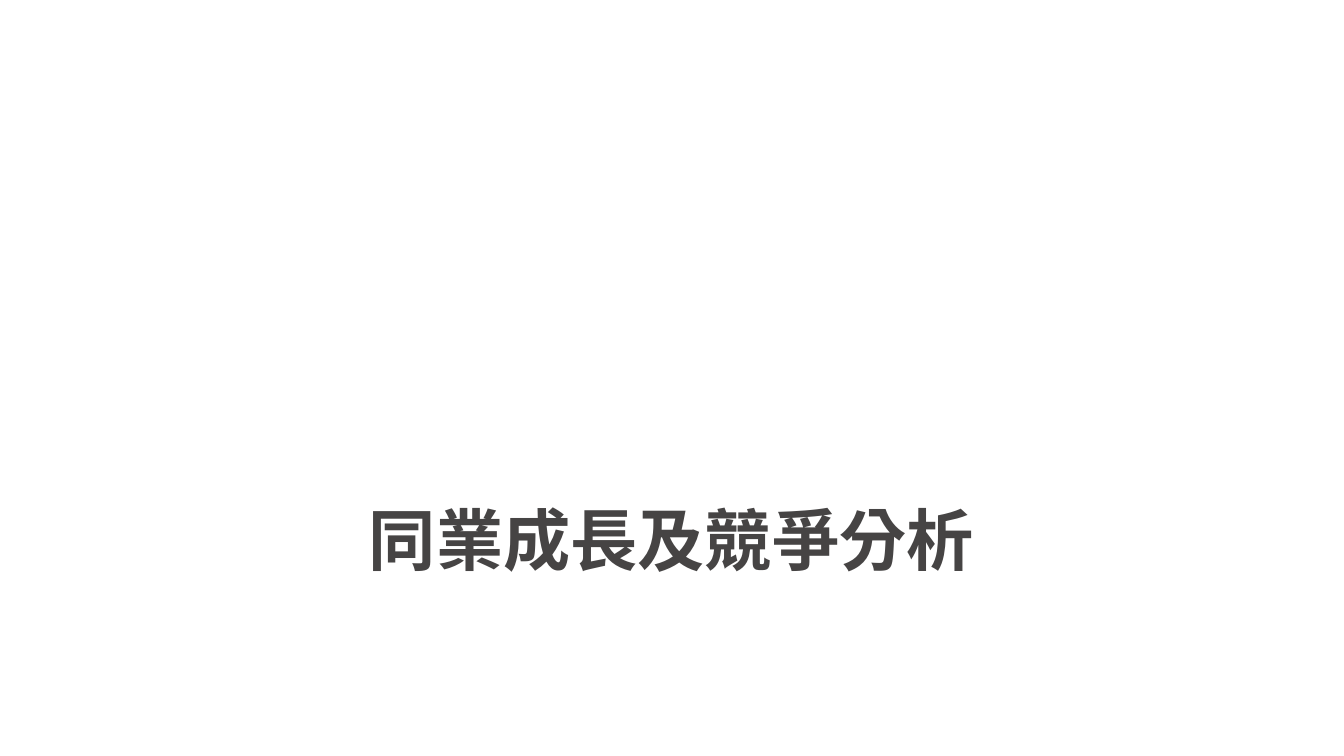
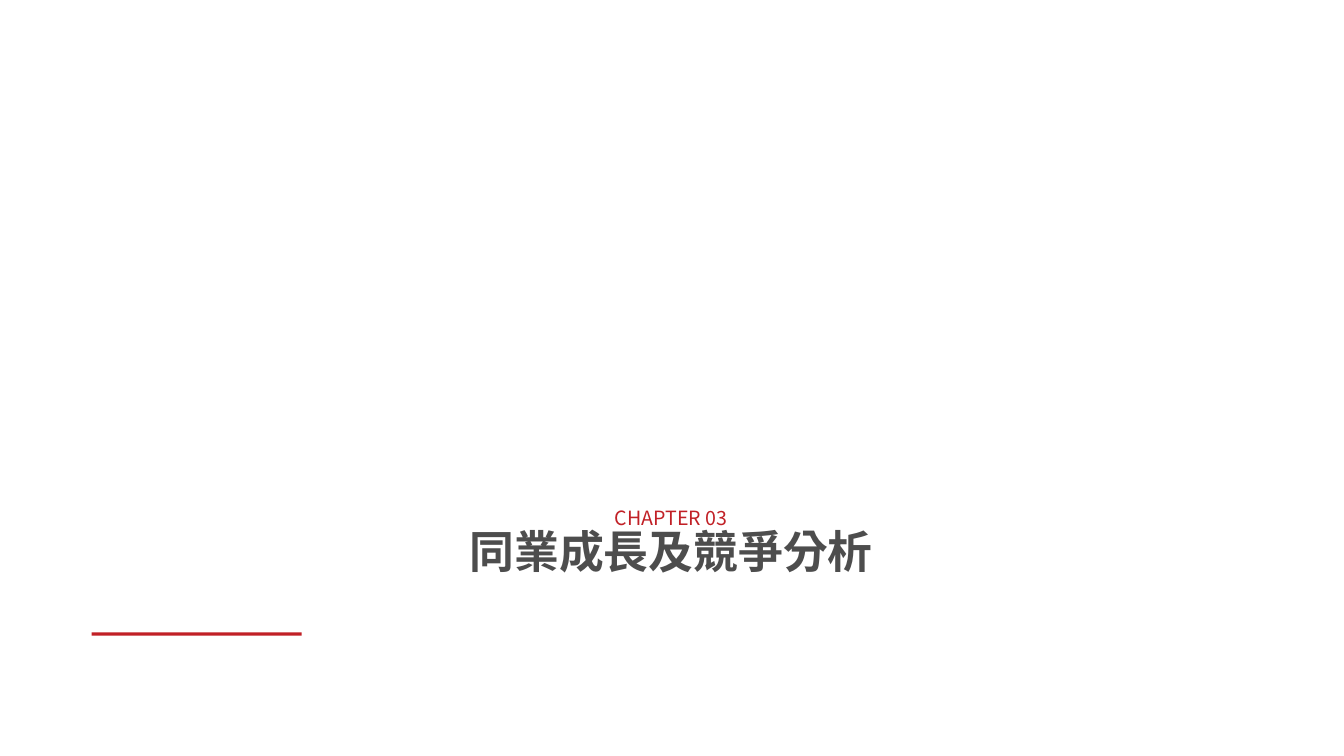
Before and after one commit to smileakklpl/llmanage-slidegen, a slide deck: slide 8 of outputs/full_deck/deck.pptx. Drawn at 1344x756 pixels with LibreOffice and Linux fonts; fonts in the diff are those of the drawing; background and template pictures are left out. Boxes give left, top, right and bottom in pixels: in the first picture for what was removed or moved away, otherwise in the second. Text is boxed around its words. In the diff, an @@ line names an element or a change of style, - is before the commit and + after.

```diff
--- a/outputs/full_deck/deck.pptx
+++ b/outputs/full_deck/deck.pptx
@@ title at box(469, 523, 872, 573): size 48 to 32 pt, font Noto Sans CJK TC to Noto Sans CJK SC, text colour #464444 to #4D4D4D in "同業成長及競爭分析" @@
@@ title at box(615, 510, 728, 531): paragraph added @@
+CHAPTER 03
@@ rectangle added at box(92, 632, 301, 635), fill #C12026 @@
```
Also in this commit, not shown: 19 other slides changed, 1 slide added, 27 other files.
